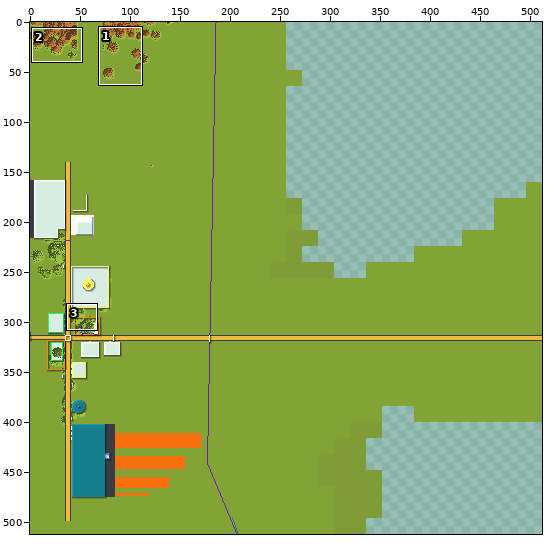
Sprite sheet -- tiles/-5,1.png. Above, an overview of the earlier version with the close-up marked.
Close-up. Earlier state:
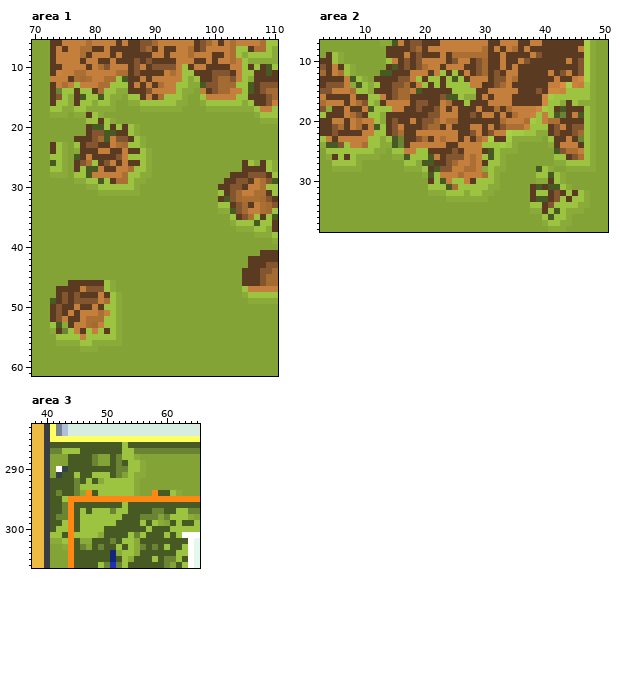
The file is 512x512 pixels. Colours within 5 levels of each other are drawn and written as one. Shown: area 1: x 70..110, y 6..61; area 2: x 3..50, y 7..38; area 3: x 38..65, y 283..306.
After:
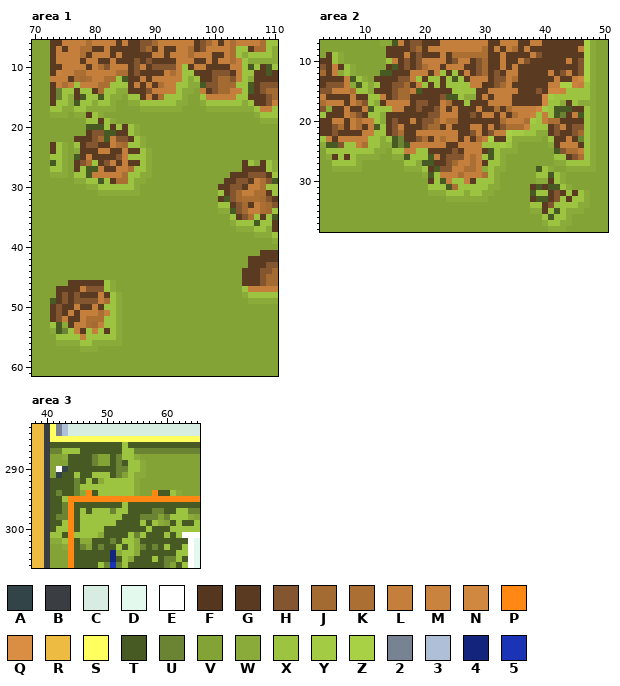
Palette (. is transparent): A #324447  B #3a3d42  C #d8ede2  D #e3f9ed  E #ffffff  F #54371e  G #5a3a20  H #845630  J #a36a32  K #ab6f34  L #c47f3c  M #ca833e  N #d08740  P #ff8713  Q #da8e43  R #edbb42  S #ffff5f  T #485a23  U #6a8433  V #83a336  W #8aab39  X #9dc441  Y #a3cb43  Z #a8d145  2 #778292  3 #aebfd7  4 #12247b  5 #1b34b5
Diff:
--- area 1
@@ x 104..108 @@
  9 LXWWW
-10 LXGXG
+10 LXTXG
 11 LXXGG
@@ x 72..79 @@
 14 VGUXXGXX
-15 VGHXWGTX
-16 VGXXWGXX
+15 VGUXWGTX
+16 VGXXWTXX
 17 VXXWWXXW
@@ x 77..81 @@
 19 VVXXG
-20 VVGTT
+20 VVTTT
 21 VVGHH
@@ x 72..76 @@
 53 VXTWG
-54 VWGUX
+54 VWTUX
 55 VVXXX
--- area 2
@@ x 3..50 @@
 11 HGLGXWVVVVVGTGHGHKLLGLLLGGHJGGLGLGGGGGGGGGGHZWVV
-12 JGLKXWVVVVTTGGGLLLGLXGXGLGHJGHGLLGGGGGLGHLGHZWVV
+12 JGLWXWVVVVTTGGGLLLGLXGXGLGHJGHGLLGGGGGLGHLGHZWVV
 13 GGGGLTXWVGGGGHHLXGXXGXTXGLLLGHHLKGGGGGGLGGLNZWVV
-14 GHHHLWTXWXGGHHJGLXGXGXXXXLLFGHJLGGGGGGLLQZMLXWVV
+14 GHHHLWTXWXGGHHJGLXGXGXXXXLLFGHJLGGGGGGLLZZMLXWVV
 15 HHLLLKXXWGGGHJJLTGGGGGXXXXGGLLLLLGGGHGNNMXXXXWVV
@@ x 40..46 @@
 17 NXXWGXW
-18 YXGTGGG
+18 YXTTTGG
 19 LXTUGLT
@@ x 6..19 @@
 23 LLLLLXXWXTUGGH
-24 HXLLKXXWWTUGLL
+24 HXXLKXXWWTUTLL
 25 XXXXXXWWVXXLLX
@@ x 36..40 @@
 31 VVGTG
-32 VVGXX
+32 VVTXX
 33 VVGTT
--- area 3
@@ x 41..45 @@
 287 UUXXX
-288 VVVTT
+288 VVWTT
 289 VVVTT
